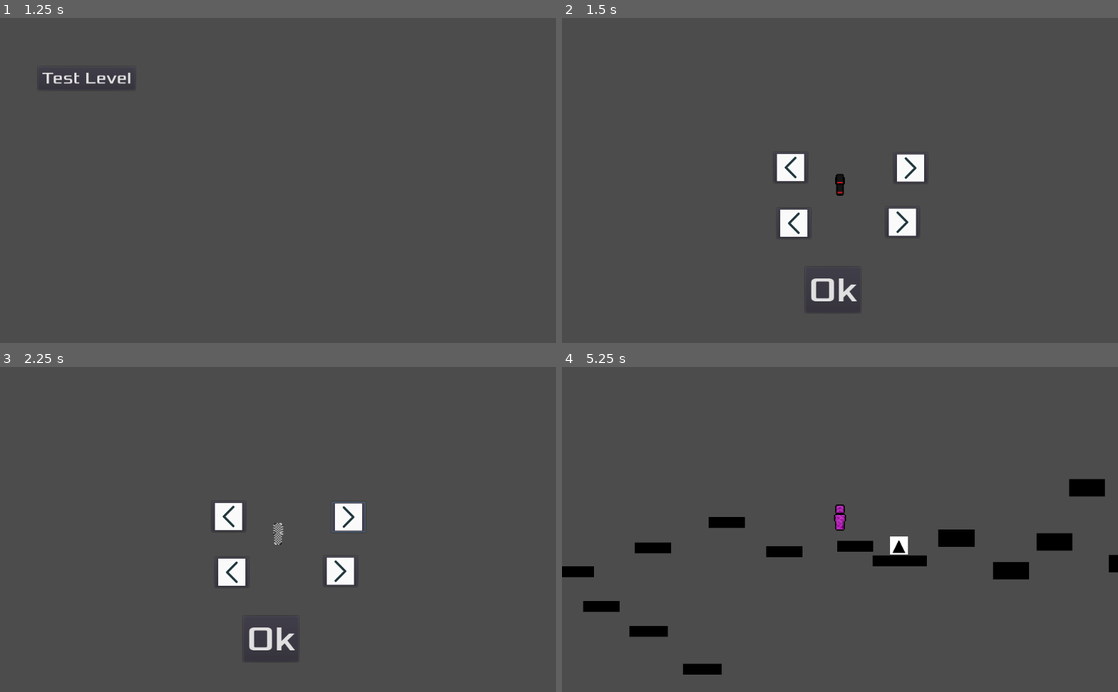
Above: before the commit, frames 1-4 (two rows, left to right).
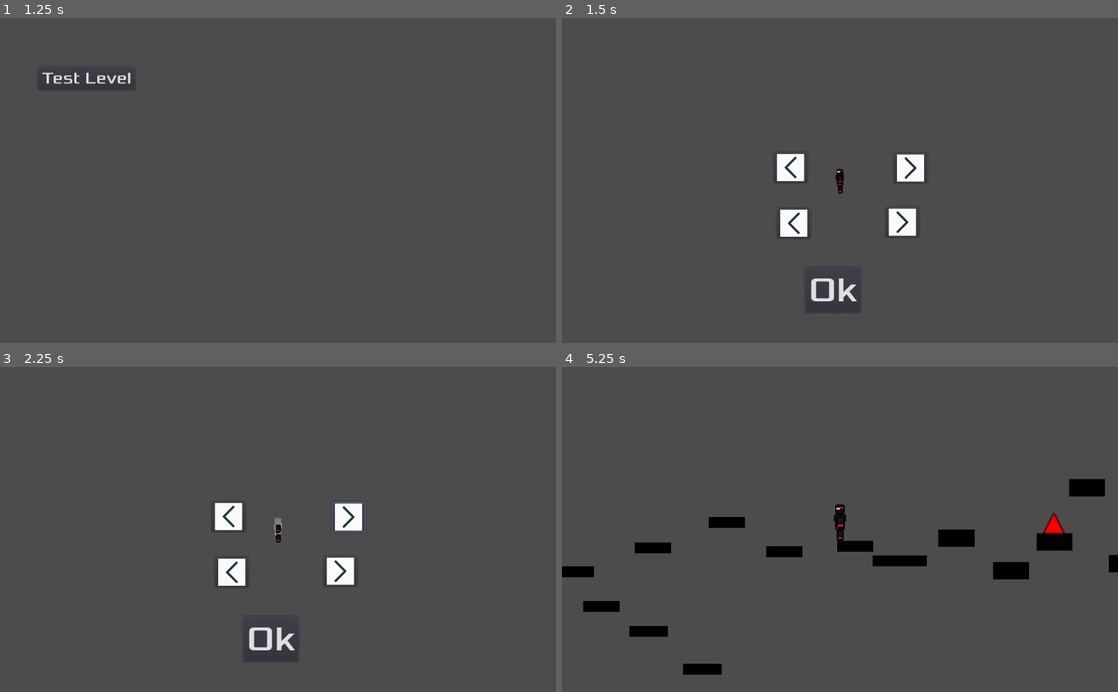
Above: after the commit, the same moments.

Repository: VeryCleverName3/Hybrid-Game-Jam
Game: Godot game, scene res://MainMenu.tscn
Two runs of this game, one before a commit and one after it. Both use one fixed random seed, a clock stepped at 60 frames per second and the inputs below.
Inputs (mouse positions are in pixels of both pictures, inside the frame that each line leads up to):
- Up to frame 1 (1.25 s): click "Level Select" at 0.5 s
- Up to frame 2 (1.5 s): click "Test Level" at 1.25 s
- Up to frame 3 (2.25 s): click (350, 516) at 2 s
- Up to frame 4 (5.25 s): click (789, 516) at 2.75 s; click (901, 571) at 3.5 s; click (795, 571) at 4.25 s; click "Ok" at 5 s

Frame 1 is identical in both runs. In frame 2, less than 0.1% of the frame differs, in the area x 49-51%, y 46-55%; in frame 3, 0.1%; in frame 4, 0.5%, in the area x 49-91%, y 42-58%.

Commit message:
Ready to try

Diff:
--- a/src/AbilitySelect.gd
+++ b/src/AbilitySelect.gd
@@ -7,20 +7,24 @@
 
 func set_textures():
 	var file2check = File.new()
-	if (file2check.file_exists("res://PlayerSprites/" + PlayerVars.ab2 + "arm.png") && file2check.file_exists("res://PlayerSprites/" + PlayerVars.ab1 + "torso.png") && file2check.file_exists("res://PlayerSprites/" + PlayerVars.ab1 + "head.png") && file2check.file_exists("res://PlayerSprites/" + PlayerVars.ab2 + "leg.png")):
+	if (file2check.file_exists("res://PlayerSprites/" + PlayerVars.ab2 + "arm.png") && file2check.file_exists("res://PlayerSprites/" + PlayerVars.ab2 + "leg.png")):
+		$Torso/Arm2.texture = load("res://PlayerSprites/" + PlayerVars.ab2 + "arm.png")
 		$Torso/Arm.texture = load("res://PlayerSprites/" + PlayerVars.ab2 + "arm.png")
-		$Torso/Arm2.texture = load("res://PlayerSprites/" + PlayerVars.ab2 + "arm.png")
 		$Torso/Leg2.texture = load("res://PlayerSprites/" + PlayerVars.ab2 + "leg.png")
-		$Torso/Leg.texture = load("res://PlayerSprites/" + PlayerVars.ab2 + "leg.png")
+		$Torso/Leg2.texture = load("res://PlayerSprites/" + PlayerVars.ab2 + "leg.png")
+	else:
+		$Torso/Arm2.texture = load("res://PlayerSprites/nospritearm.png")
+		$Torso/Arm.texture = load("res://PlayerSprites/nospritearm.png")
+		$Torso/Leg.texture = load("res://PlayerSprites/nospriteleg.png")
+		$Torso/Leg2.texture = load("res://PlayerSprites/nospriteleg.png")
+
+	if (file2check.file_exists("res://PlayerSprites/" + PlayerVars.ab1 + "torso.png") && file2check.file_exists("res://PlayerSprites/" + PlayerVars.ab1 + "head.png")):
 		$Torso.texture = load("res://PlayerSprites/" + PlayerVars.ab1 + "torso.png")
 		$Torso/Head.texture = load("res://PlayerSprites/" + PlayerVars.ab1 + "head.png")
 	else:
-		$Torso/Arm.texture = load("res://PlayerSprites/nospritearm.png")
-		$Torso/Arm2.texture = load("res://PlayerSprites/nospritearm.png")
-		$Torso/Leg.texture = load("res://PlayerSprites/nospriteleg.png")
-		$Torso/Leg2.texture = load("res://PlayerSprites/nospriteleg.png")
 		$Torso/Head.texture = load("res://PlayerSprites/nospritehead.png")
 		$Torso.texture = load("res://PlayerSprites/nospritetorso.png")
+
 
 func _ready():
 	imageL.load("res://leftArrow.png")
@@ -35,6 +39,7 @@
 		PlayerVars.ab1 = "doubleJump"
 		PlayerVars.ab2 = "doubleJump"
 	set_textures()
+	$Torso/Camera.make_current()
 
 #func _process(delta):
 #	# Called every frame. Delta is time since last frame.
@@ -100,17 +105,17 @@
 
 
 func _on_BottomLeft_pressed():
-	match(PlayerVars.ab1):
+	match(PlayerVars.ab2):
 		"doubleJump":
-			PlayerVars.ab1 = "teleport"
+			PlayerVars.ab2 = "teleport"
 		"teleport":
-			PlayerVars.ab1 = "boost"
+			PlayerVars.ab2 = "boost"
 		"boost":
-			PlayerVars.ab1 = "glide"
+			PlayerVars.ab2 = "glide"
 		"glide":
-			PlayerVars.ab1 = "climb"
+			PlayerVars.ab2 = "climb"
 		"climb":
-			PlayerVars.ab1 = "wallJump"
+			PlayerVars.ab2 = "wallJump"
 		"wallJump":
-			PlayerVars.ab1 = "doubleJump"
+			PlayerVars.ab2 = "doubleJump"
 	set_textures()
--- a/src/AbilitySelect.tscn
+++ b/src/AbilitySelect.tscn
@@ -172,33 +172,56 @@
 
 [node name="Head" type="Sprite" parent="Torso" index="0"]
 
-position = Vector2( 0.026947, 0 )
-scale = Vector2( 1.5, 1.5 )
+position = Vector2( 0.026947, -10 )
 _sections_unfolded = [ "Transform" ]
 
 [node name="Arm" type="Sprite" parent="Torso" index="1"]
 
-position = Vector2( 0.40493, 0 )
-scale = Vector2( 1.5, 1.5 )
+position = Vector2( 0.40493, -0.230408 )
 _sections_unfolded = [ "Transform" ]
 
 [node name="Arm2" type="Sprite" parent="Torso" index="2"]
 
-position = Vector2( 0, -0.676826 )
-scale = Vector2( 1.5, 1.5 )
+position = Vector2( 0.081345, -0.676826 )
 _sections_unfolded = [ "Transform" ]
 
 [node name="Leg" type="Sprite" parent="Torso" index="3"]
 
 position = Vector2( 0.147263, 10.97 )
-scale = Vector2( 1.5, 1.5 )
 _sections_unfolded = [ "Transform" ]
 
 [node name="Leg2" type="Sprite" parent="Torso" index="4"]
 
 position = Vector2( 0.137733, 11.0708 )
-scale = Vector2( 1.5, 1.5 )
-_sections_unfolded = [ "Transform" ]
+_sections_unfolded = [ "Transform" ]
+
+[node name="Camera" type="Camera2D" parent="Torso" index="5"]
+
+position = Vector2( -5.7518, 84.8351 )
+scale = Vector2( 0.666667, 0.666667 )
+anchor_mode = 1
+rotating = false
+current = true
+zoom = Vector2( 0.75, 0.75 )
+limit_left = -10000000
+limit_top = -10000000
+limit_right = 10000000
+limit_bottom = 10000000
+limit_smoothed = false
+drag_margin_h_enabled = true
+drag_margin_v_enabled = true
+smoothing_enabled = false
+smoothing_speed = 5.0
+offset_v = 0.0
+offset_h = 0.0
+drag_margin_left = 0.2
+drag_margin_top = 0.2
+drag_margin_right = 0.2
+drag_margin_bottom = 0.2
+editor_draw_screen = true
+editor_draw_limits = false
+editor_draw_drag_margin = false
+_sections_unfolded = [ "Drag Margin", "Editor", "Limit", "Offset", "Smoothing" ]
 
 [connection signal="pressed" from="TopRight" to="." method="_on_TopRight_pressed"]
 
--- /dev/null
+++ b/src/BottomDeath.tscn
@@ -0,0 +1,21 @@
+[gd_scene load_steps=2 format=2]
+
+[sub_resource type="RectangleShape2D" id=1]
+
+custom_solver_bias = 0.0
+extents = Vector2( 540, 10 )
+
+[node name="BottomDeath" type="StaticBody2D"]
+
+input_pickable = false
+collision_layer = 1
+collision_mask = 1
+constant_linear_velocity = Vector2( 0, 0 )
+constant_angular_velocity = 0.0
+friction = 1.0
+bounce = 0.0
+
+[node name="CollisionShape2D" type="CollisionShape2D" parent="." index="0"]
+
+shape = SubResource( 1 )
+_sections_unfolded = [ "Transform" ]
--- /dev/null
+++ b/src/DeathPopup.gd
@@ -0,0 +1,19 @@
+extends Popup
+
+# class member variables go here, for example:
+# var a = 2
+# var b = "textvar"
+
+func _ready():
+	# Called when the node is added to the scene for the first time.
+	# Initialization here
+	pass
+
+#func _process(delta):
+#	# Called every frame. Delta is time since last frame.
+#	# Update game logic here.
+#	pass
+
+
+func _on_Ok_pressed():
+	switcher.switch_scene("res://KillScreen.tscn")
--- a/src/Player.gd
+++ b/src/Player.gd
@@ -49,6 +49,26 @@
 		$boostTime.start()
 		canBoost = false
 
+func load_textures():
+	var file2check = File.new()
+	if (file2check.file_exists("res://PlayerSprites/" + PlayerVars.ab2 + "arm.png") && file2check.file_exists("res://PlayerSprites/" + PlayerVars.ab2 + "leg.png")):
+		arm2New.texture = load("res://PlayerSprites/" + PlayerVars.ab2 + "arm.png")
+		armNew.texture = load("res://PlayerSprites/" + PlayerVars.ab2 + "arm.png")
+		leg2New.texture = load("res://PlayerSprites/" + PlayerVars.ab2 + "leg.png")
+		legNew.texture = load("res://PlayerSprites/" + PlayerVars.ab2 + "leg.png")
+	else:
+		armNew.texture = load("res://PlayerSprites/nospritearm.png")
+		arm2New.texture = load("res://PlayerSprites/nospritearm.png")
+		legNew.texture = load("res://PlayerSprites/nospriteleg.png")
+		leg2New.texture = load("res://PlayerSprites/nospriteleg.png")
+
+	if (file2check.file_exists("res://PlayerSprites/" + PlayerVars.ab1 + "torso.png") && file2check.file_exists("res://PlayerSprites/" + PlayerVars.ab1 + "head.png")):
+		torsoNew.texture = load("res://PlayerSprites/" + PlayerVars.ab1 + "torso.png")
+		headNew.texture = load("res://PlayerSprites/" + PlayerVars.ab1 + "head.png")
+	else:
+		headNew.texture = load("res://PlayerSprites/nospritehead.png")
+		torsoNew.texture = load("res://PlayerSprites/nospritetorso.png")
+
 func _ready():
 	animationPlayer = get_node("AnimationPlayer")
 	armOld = get_node("AnimationPlayer/voidtorso/voidlimbsection")
@@ -63,16 +83,11 @@
 	headNew = get_node("Torso/Head")
 	torsoOld = get_node("AnimationPlayer/voidtorso")
 	torsoNew = get_node("Torso")
+	load_textures()
 	if(PlayerVars.ab1 == "doubleJump"):
 		maxNumJumps += 1;
-		headNew.texture = load("res://PlayerSprites/doubleJumphead.png")
-		torsoNew.texture = load("res://PlayerSprites/doubleJumptorso.png")
 	if(PlayerVars.ab2 == "doubleJump"):
 		maxNumJumps += 1;
-		armNew.texture = load("res://PlayerSprites/doubleJumparm.png")
-		arm2New.texture = load("res://PlayerSprites/doubleJumparm.png")
-		legNew.texture = load("res://PlayerSprites/doubleJumpleg.png")
-		leg2New.texture = load("res://PlayerSprites/doubleJumpleg.png")
 	if(PlayerVars.ab1 == "boost"):
 		boostMultiplier += 1;
 	if(PlayerVars.ab2 == "boost"):
@@ -81,14 +96,6 @@
 		maxWallJumps += 1
 	if(PlayerVars.ab2 == "wallJump"):
 		maxWallJumps += 1
-	if(PlayerVars.ab1 == "teleport"):
-		headNew.texture = load("res://PlayerSprites/teleporthead.png")
-		torsoNew.texture = load("res://PlayerSprites/teleporttorso.png")
-	if(PlayerVars.ab2 == "teleport"):
-		armNew.texture = load("res://PlayerSprites/teleportarm.png")
-		arm2New.texture = load("res://PlayerSprites/teleportarm.png")
-		legNew.texture = load("res://PlayerSprites/teleportleg.png")
-		leg2New.texture = load("res://PlayerSprites/teleportleg.png")
 	teleportNum = 1
 	animationPlayer.play("Default")
 
@@ -205,13 +212,12 @@
 	teleportNum = 1
 	move_and_slide(velocity, Vector2(0, -1))
 	var numberOfCollisions = get_slide_count()
-	print(numberOfCollisions)
 	if numberOfCollisions > 0:
 		for i in range(get_slide_count()):
 			_on_Collision(get_slide_collision(i))
 
 func _process(delta):
-	if (self.position.y > get_viewport().size.y):
+	if (self.position.y > 10000):
 		emit_signal("kill")
 
 func _on_boostTime_timeout():
@@ -222,8 +228,8 @@
 	emit_signal("kill")
 
 func _on_Collision(body):
-	print(body.collider.name)
-	print(body.collider.name.split("#")[0])
 	match body.collider.name.split("#")[0]:
 		"Spike":
 			collisionWithSpike()
+		"Bottom":
+			collisionWithSpike()
--- a/src/Player.tscn
+++ b/src/Player.tscn
@@ -504,7 +504,7 @@
 "values": [ 2.0 ]
 }
 
-[node name="Player" type="KinematicBody2D" index="0"]
+[node name="Player" type="KinematicBody2D"]
 
 input_pickable = false
 collision_layer = 1
--- a/src/Spike.tscn
+++ b/src/Spike.tscn
@@ -2,7 +2,7 @@
 
 [ext_resource path="res://spike.png" type="Texture" id=1]
 
-[node name="Spike" type="StaticBody2D" index="0"]
+[node name="Spike" type="StaticBody2D"]
 
 input_pickable = false
 collision_layer = 1
@@ -11,12 +11,15 @@
 constant_angular_velocity = 0.0
 friction = 1.0
 bounce = 0.0
+_sections_unfolded = [ "Transform" ]
 
 [node name="Sprite" type="Sprite" parent="." index="0"]
 
+position = Vector2( 0, 8 )
 texture = ExtResource( 1 )
+_sections_unfolded = [ "Region", "Transform" ]
 
 [node name="CollisionPolygon2D" type="CollisionPolygon2D" parent="." index="1"]
 
 build_mode = 0
-polygon = PoolVector2Array( 17.75, 20.5, -0.75, -14.5, -18.5, 20.5 )
+polygon = PoolVector2Array( 7.07131, 13.961, -0.259247, 0.114437, -7.58981, 14.1647 )
--- a/src/TestLevel.tscn
+++ b/src/TestLevel.tscn
@@ -1,8 +1,9 @@
-[gd_scene load_steps=4 format=2]
+[gd_scene load_steps=5 format=2]
 
 [ext_resource path="res://Block.tscn" type="PackedScene" id=1]
 [ext_resource path="res://BasicLevel.tscn" type="PackedScene" id=2]
-[ext_resource path="res://Spike.tscn" type="PackedScene" id=3]
+[ext_resource path="res://BottomDeath.tscn" type="PackedScene" id=3]
+[ext_resource path="res://Spike.tscn" type="PackedScene" id=4]
 
 [node name="TestLevel" type="Node2D"]
 
@@ -110,14 +111,21 @@
 
 [node name="Block#13" parent="." index="13" instance=ExtResource( 1 )]
 
-position = Vector2( -1096.48, 747.454 )
-scale = Vector2( 1.23408, 76.4345 )
+position = Vector2( -1092.29, 1371.72 )
+scale = Vector2( 1.36502, 95.9427 )
+_sections_unfolded = [ "Transform", "Visibility" ]
 
 [node name="Block" parent="Block#13" index="2" instance=ExtResource( 1 )]
 
 position = Vector2( 3869.65, 0.539685 )
 scale = Vector2( 0.909298, 1.35157 )
 
-[node name="Spike#1" parent="." index="14" instance=ExtResource( 3 )]
+[node name="Bottom" parent="." index="14" instance=ExtResource( 3 )]
 
-position = Vector2( 168.686, 242.147 )
+position = Vector2( 1618.57, 2781.88 )
+scale = Vector2( 4.875, 0.5 )
+
+[node name="Spike#1" parent="." index="15" instance=ExtResource( 4 )]
+
+position = Vector2( 598.569, 151.883 )
+scale = Vector2( 4, 4 )
Binary file changed: src/spike.png
